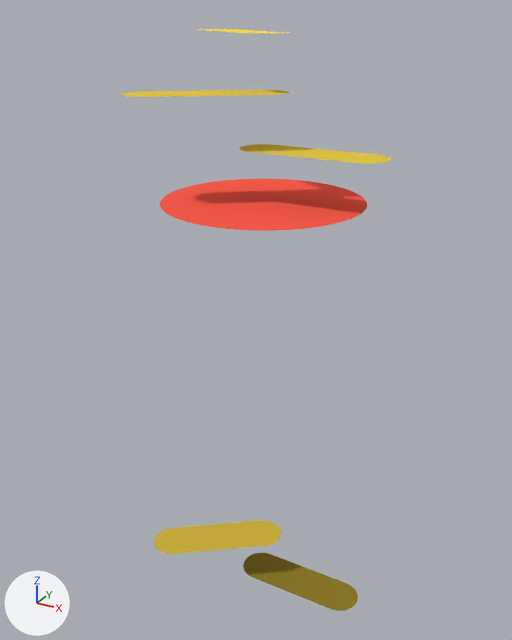
Before and after pictures for a commit that changed the Blender file graphics/icon/icon.blend.
Both versions are drawn from a 50 mm camera at (6.34, -11.83, 3.39) aimed at (-0.19, 0.04, -2.55). The axes (+X, +Y, +Z) are drawn at lower left. The lights are the same throughout.

The scene before the commit, as lines of its bpy script (objects in view):
```python
ob_circle_005 = bpy.data.objects.new('Circle.005', me_circle_008)
ob_circle_005.location = (0.0, 0.0, 0.0)
ob_circle_005.rotation_euler = (0.0, 0.0, -3.142)  # degrees (0, 0, -180)
ob_circle_005.scale = (1.97, 1.97, 1.97)
ob_circle_006 = bpy.data.objects.new('Circle.006', me_circle_009)
ob_circle_006.location = (0.0, 0.0, 2.0)
ob_circle_006.rotation_euler = (0.0, 0.0, 0.629)  # degrees (0, 0, 36)
ob_circle_006.scale = (0.451, 0.451, 0.451)
ob_circle_008 = bpy.data.objects.new('Circle.008', me_circle_011)
ob_circle_008.location = (0.0, 0.0, 1.0)
ob_circle_008.rotation_euler = (0.0, 0.0, 3.142)  # degrees (0, 0, 180)
ob_circle_008.scale = (0.451, 0.451, 0.451)
```
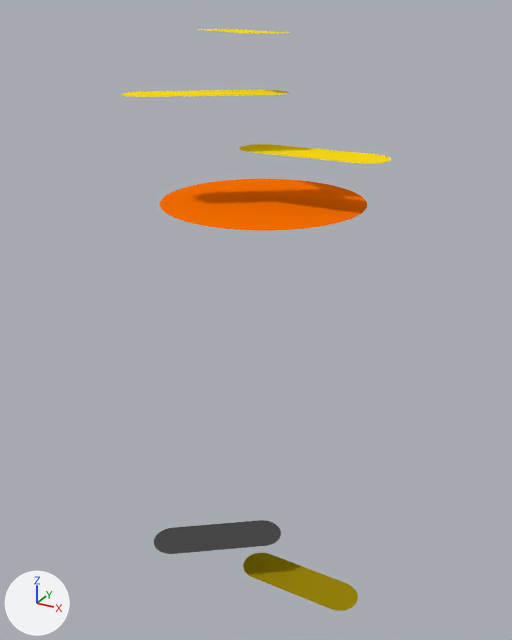
Patch to the scene script:
```diff
--- a/graphics/icon/icon.blend.py
+++ b/graphics/icon/icon.blend.py
@@ mat_ray1_002 @@
 mat_ray1_002 = diffuse_material('ray1.002')
-mat_ray1_002.base_color = (0.787, 0.579, 0.0633)  # yellow #e5c847
+mat_ray1_002.base_color = (1.0, 0.73, 0.007)  # yellow #ffde14
@@ mat_ray1_003 @@
 mat_ray1_003 = diffuse_material('ray1.003')
-mat_ray1_003.base_color = (0.263, 0.196, 0.0247)  # yellow #8c7a2c
+mat_ray1_003.base_color = (0.319, 0.235, 0.00366)  # yellow #99850c
@@ mat_ray1_001 @@
 mat_ray1_001 = diffuse_material('ray1.001')
-mat_ray1_001.base_color = (0.787, 0.579, 0.0633)  # yellow #e5c847
+mat_ray1_001.base_color = (1.0, 0.73, 0.007)  # yellow #ffde14
@@ mat_ray1_004 @@
 mat_ray1_004 = diffuse_material('ray1.004')
-mat_ray1_004.base_color = (0.604, 0.445, 0.0501)  # yellow #ccb23f
+mat_ray1_004.base_color = (0.07, 0.07, 0.07)  # dark grey #4b4b4b
@@ mat_circle @@
 mat_circle = diffuse_material('circle')
-mat_circle.base_color = (1.0, 0.112, 0.0747)  # red #ff5e4d
+mat_circle.base_color = (1.0, 0.168, 0.0)  # orange #ff7200
```

Pixel boxes (x1, y1, x2, y2) of what changed, in the pictures (512 x 640 px):
'Circle.005', recoloured (red to orange)
    both: (160, 179, 367, 231)
'Circle.008', recoloured
    both: (239, 144, 391, 611)
'Circle.006', recoloured (yellow to grey)
    both: (121, 90, 289, 554)
